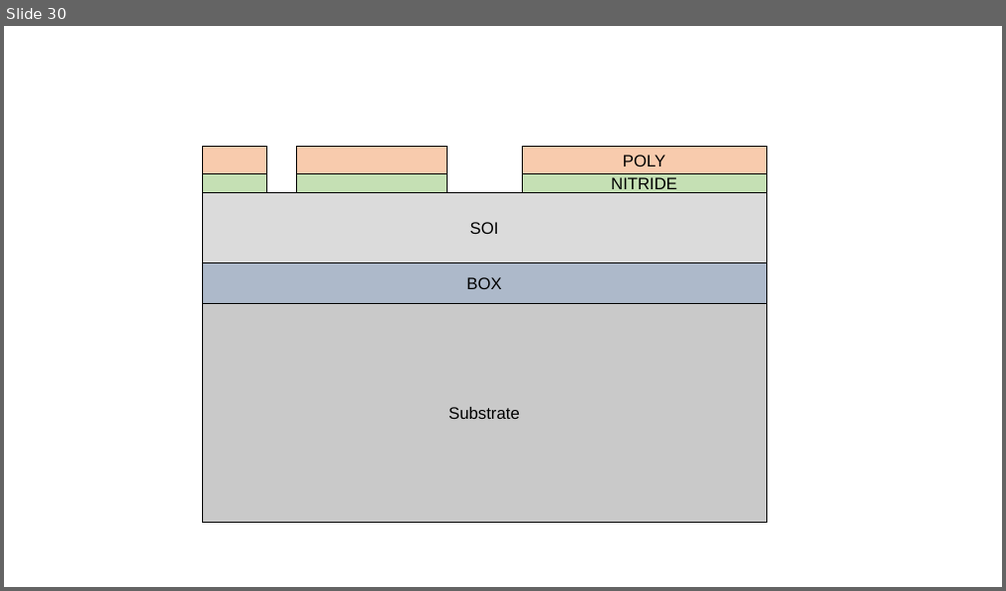
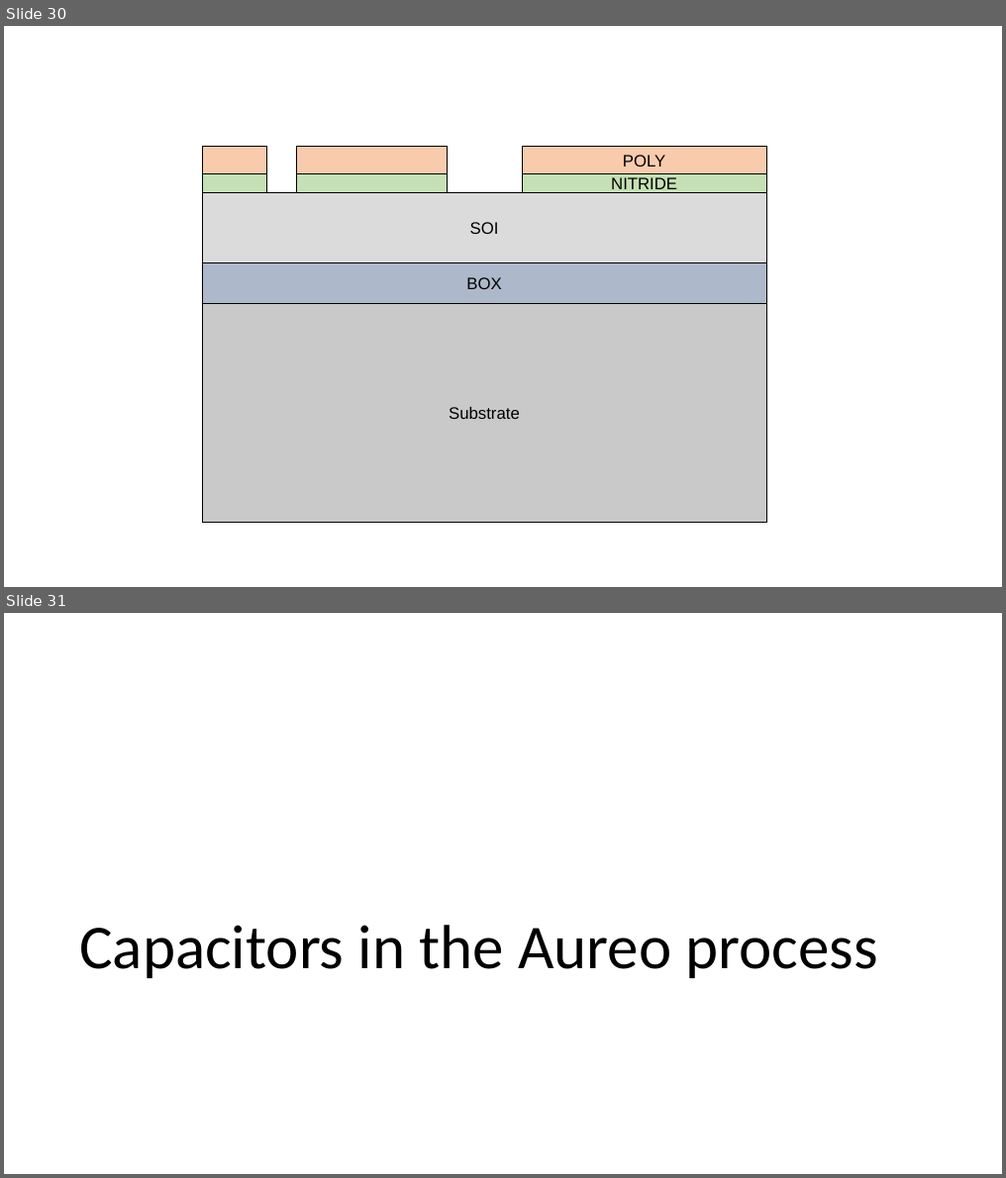
Before and after one commit to PisterLab/aureo-pdk, a slide deck: docs/Aureo_Figures.pptx. Shown one above the other, each under a label of ours: slide 30 before the commit, slides 30 and 31 after it. The pictures are 1006x591 and 1006x1178 pixels, drawn with LibreOffice and Linux fonts; fonts in the diff are those of the drawing. Boxes give left, top, right and bottom in pixels: in the first picture for what was removed or moved away, otherwise in the second. Text is boxed around its words. In the diff, an @@ line names an element or a change of style, - is before the commit and + after.

Commit message:
Update to addd VPAM and VMAM capacitors

```diff
--- a/docs/Aureo_Figures.pptx
+++ b/docs/Aureo_Figures.pptx
@@ slide 31 added at <box>4,613,1002,1174</box>, background #FFFFFF @@
@@ title added at <box>79,925,878,978</box>, 60 pt, text #000000 @@
+Capacitors in the Aureo process
```
Also in this commit, not shown: 3 slides changed, 3 other slides added.
